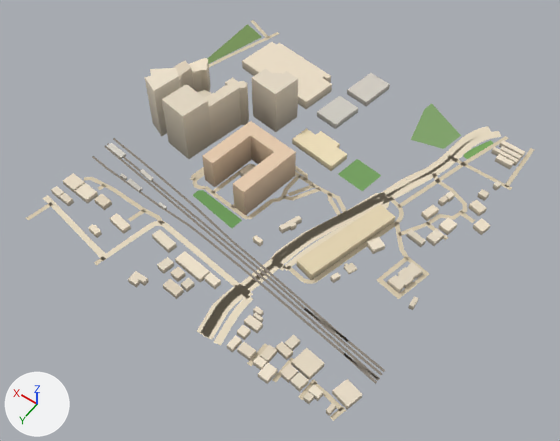
An edit to the glTF model public/assets/bengaluru-region-v1/tiles/t36_3-l1.glb, drawn before and after from the same camera.
Before and after are seen from a camera (50 mm lens) standing at (17860.0, 2317.0, 799.0) and looking at (18224.0, 1807.0, -3.0). Arrows for +X, +Y and +Z are at lower left; the lights stay in place. The first picture is the older version. Vertices at exactly the same position are counted once.

In view in the first picture: 'building', 'ground'.
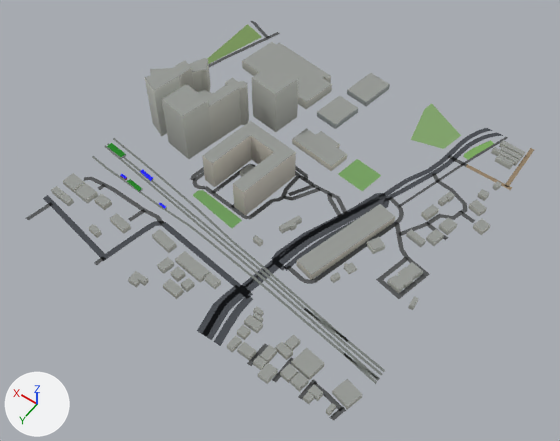
The change, as JSON lines over the scene's bpy script:
```json
{"block": "me_building", "where": "# used by ob_building; location = (18000.0, 1500.0, 0.0)"}
{"op": "remove", "block": "me_building", "code": "me_building.from_pydata(...)  # 845 vertices, 1122 faces; spans x -6.0..497.0, y 4.0..506.0, z 0.0..87.0"}
{"op": "add", "block": "me_building", "code": "me_building.from_pydata(...)  # 2108 vertices, 3649 faces; spans x -6.0..497.0, y 4.0..506.0, z 0.0..87.0"}
{"block": "me_building", "change": "me_building part 1: 2 vertices moved within x 404.0..443.0, y 352.0..370.0, z 0.0..4.0; 14 vertices removed from x 356.0..444.0, y 347.0..383.0, z 4.0; 1277 vertices added at x 356.0..444.0, y 347.0..383.0, z 0.0..4.0"}
{"block": "me_building", "change": "me_building part 2: 1082 kept faces spanning x -6.0..497.0, y 4.0..506.0, z 0.0..87.0 get new vertex colours"}
{"block": "me_ground", "where": "# used by ob_ground; location = (18000.0, 1500.0, 0.0)"}
{"op": "remove", "block": "me_ground", "code": "me_ground.from_pydata(...)  # 815 vertices, 697 faces; spans x 0.0..503.0, y -4.0..501.0, z 1.0"}
{"op": "add", "block": "me_ground", "code": "me_ground.from_pydata(...)  # 824 vertices, 706 faces; spans x 0.0..500.0, y 0.0..500.0, z 1.0"}
{"block": "me_ground", "change": "me_ground part 3: the loose piece of 30 vertices spanning x 131.0..209.0, y 201.0..501.0, z 1.0 is rebuilt with 30 vertices and now spans x 133.0..206.0, y 202.0..500.0, z 1.0"}
{"block": "me_ground", "change": "me_ground part 4: the loose piece of 30 vertices spanning x 54.0..133.0, y -4.0..199.0, z 1.0 is rebuilt with 18 vertices and now spans x 45.0..110.0, y 0.0..200.0, z 1.0"}
{"block": "me_ground", "change": "me_ground part 5: the loose piece of 22 vertices spanning x 69.0..127.0, y -4.0..156.0, z 1.0 is rebuilt with 24 vertices and now spans x 69.0..125.0, y 0.0..154.0, z 1.0"}
{"block": "me_ground", "change": "me_ground part 6: the loose piece of 6 vertices spanning x 123.0..139.0, y 176.0..194.0, z 1.0 is rebuilt with 6 vertices and now spans x 126.0..136.0, y 176.0..193.0, z 1.0"}
{"block": "me_ground", "change": "me_ground part 7: 41 vertices moved from x 5.0..503.0, y -2.0..501.0, z 1.0 to x 5.0..500.0, y 0.0..500.0, z 1.0; 52 vertices removed from x 0.0..501.0, y -1.0..501.0, z 1.0; 71 vertices added at x 0.0..500.0, y 0.0..500.0, z 1.0"}
{"block": "me_ground", "change": "me_ground part 8: 496 kept faces spanning x 0.0..500.0, y 0.0..500.0, z 1.0 get new vertex colours; the middle colour goes from beige #d7c9ae to dark grey #535556"}
{"block": "me_ground", "change": "other edits to the shape of me_ground do not show in these pictures"}
```

What differs and where, as boxes (x1, y1, x2, y2) in the pictures (560 x 441 px; the box of a moved part takes in the faces that stretch with it):
```json
{"object": "ground", "change": "reshaped", "before": [26, 20, 534, 421], "after": [26, 21, 534, 420]}
{"part": 1, "of": "me_building", "change": "reshaped", "before": [120, 169, 167, 209], "after": [120, 170, 167, 209]}
{"part": 2, "of": "me_building", "change": "recoloured", "before": [51, 42, 525, 416], "after": [51, 42, 525, 416], "on screen": "darker"}
{"part": 3, "of": "me_ground", "change": "rebuilt", "before": [200, 196, 381, 337], "after": [204, 197, 380, 336]}
{"part": 4, "of": "me_ground", "change": "rebuilt", "before": [387, 131, 501, 201], "after": [398, 137, 508, 207]}
{"part": 5, "of": "me_ground", "change": "rebuilt", "before": [405, 126, 491, 182], "after": [406, 128, 493, 182]}
{"part": 6, "of": "me_ground", "change": "rebuilt", "before": [383, 186, 397, 196], "after": [384, 188, 395, 196], "on screen": "20% narrower, 18% shorter"}
{"part": 7, "of": "me_ground", "change": "moved or reshaped", "before": [26, 20, 534, 421], "after": [26, 21, 534, 420]}
{"part": 8, "of": "me_ground", "change": "recoloured", "before": [49, 21, 517, 414], "after": [49, 21, 517, 414]}
```
